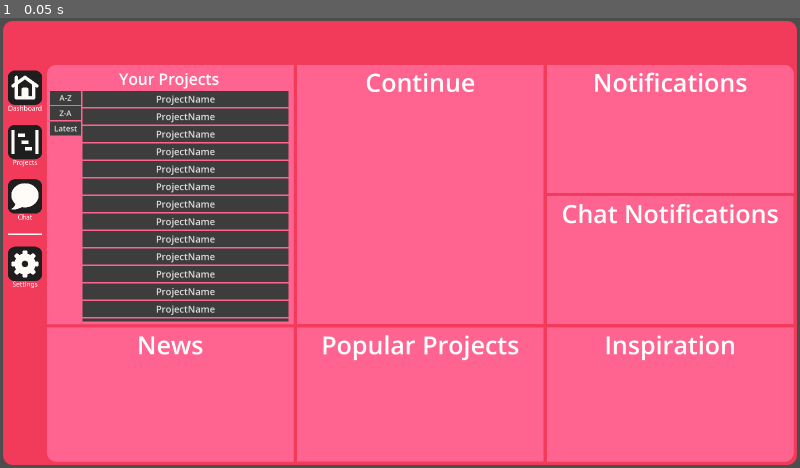
Above: before the commit, frame 1.
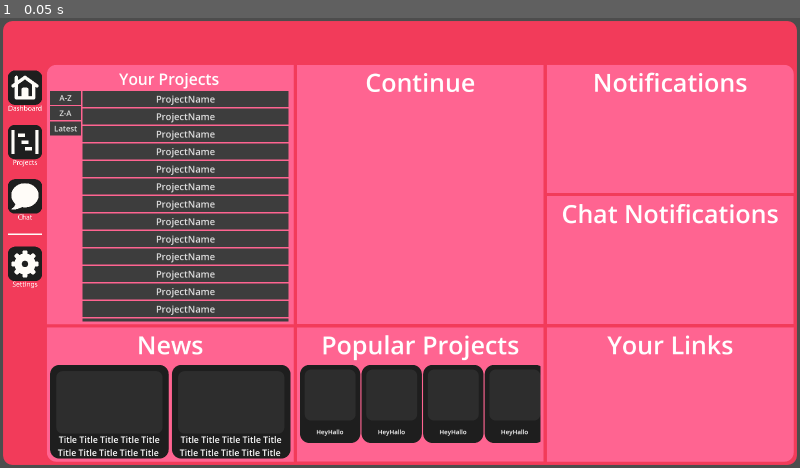
Above: after the commit, the same moment.

Repository: IamTomgamer/JCA
Game: Godot game, scene res://Dashboard/Dashboard.tscn
The game is run twice, just before and just after one commit, with the same random seed, the same clock (stepped at 60 frames per second) and the same inputs.
Inputs:
- Up to frame 1 (0.05 s): no input

The runs differ from the first frame. In frame 1, 12% of the frame differs, in the area x 6-92%, y 70-98%.

Commit message:
13-1-2026 17:01

Diff:
--- a/Godot app/Dashboard/Dashboard.tscn
+++ b/Godot app/Dashboard/Dashboard.tscn
@@ -6,7 +6,9 @@
 [ext_resource type="Theme" uid="uid://d4apfhir6lhp4" path="res://themes/Dashboard Projects.tres" id="3_g7hxu"]
 [ext_resource type="Theme" uid="uid://bm1w506jq2l3m" path="res://themes/Dashboard Project-filters.tres" id="4_nu5ya"]
 [ext_resource type="Texture2D" uid="uid://drueiietytbph" path="res://Textures/icon-04.png" id="4_ttji4"]
+[ext_resource type="PackedScene" uid="uid://cxatoovfa7v4c" path="res://Dashboard/NewsCardDashboard.tscn" id="5_76e0c"]
 [ext_resource type="Texture2D" uid="uid://rvx750wh6wfx" path="res://Textures/icon-02.png" id="5_215cw"]
+[ext_resource type="PackedScene" uid="uid://ch7qema2p2mhn" path="res://Dashboard/ProjectCardSmall.tscn" id="5_g2ei7"]
 [ext_resource type="Texture2D" uid="uid://1kyilmw87l8v" path="res://Textures/icon-01.png" id="6_usm46"]
 
 [sub_resource type="StyleBoxFlat" id="StyleBoxFlat_nu5ya"]
@@ -293,6 +295,43 @@
 text = "News"
 horizontal_alignment = 1
 
+[node name="ScrollContainer" type="ScrollContainer" parent="Dash/Content/Bottom/News"]
+layout_mode = 0
+offset_left = 10.0
+offset_top = 120.0
+offset_right = 780.0
+offset_bottom = 420.0
+horizontal_scroll_mode = 3
+vertical_scroll_mode = 3
+
+[node name="HBoxContainer" type="HBoxContainer" parent="Dash/Content/Bottom/News/ScrollContainer"]
+layout_mode = 2
+theme_override_constants/separation = 10
+
+[node name="NewsCardDashboard" parent="Dash/Content/Bottom/News/ScrollContainer/HBoxContainer" instance=ExtResource("5_76e0c")]
+layout_mode = 2
+
+[node name="NewsCardDashboard2" parent="Dash/Content/Bottom/News/ScrollContainer/HBoxContainer" instance=ExtResource("5_76e0c")]
+layout_mode = 2
+
+[node name="NewsCardDashboard3" parent="Dash/Content/Bottom/News/ScrollContainer/HBoxContainer" instance=ExtResource("5_76e0c")]
+layout_mode = 2
+
+[node name="NewsCardDashboard4" parent="Dash/Content/Bottom/News/ScrollContainer/HBoxContainer" instance=ExtResource("5_76e0c")]
+layout_mode = 2
+
+[node name="NewsCardDashboard5" parent="Dash/Content/Bottom/News/ScrollContainer/HBoxContainer" instance=ExtResource("5_76e0c")]
+layout_mode = 2
+
+[node name="NewsCardDashboard6" parent="Dash/Content/Bottom/News/ScrollContainer/HBoxContainer" instance=ExtResource("5_76e0c")]
+layout_mode = 2
+
+[node name="NewsCardDashboard7" parent="Dash/Content/Bottom/News/ScrollContainer/HBoxContainer" instance=ExtResource("5_76e0c")]
+layout_mode = 2
+
+[node name="NewsCardDashboard8" parent="Dash/Content/Bottom/News/ScrollContainer/HBoxContainer" instance=ExtResource("5_76e0c")]
+layout_mode = 2
+
 [node name="Popular" type="Panel" parent="Dash/Content/Bottom"]
 layout_mode = 2
 size_flags_horizontal = 3
@@ -306,6 +345,79 @@
 text = "Popular Projects"
 horizontal_alignment = 1
 
+[node name="Popular Projects" type="ScrollContainer" parent="Dash/Content/Bottom/Popular"]
+custom_minimum_size = Vector2(0, 250)
+layout_mode = 0
+offset_left = 10.0
+offset_top = 120.0
+offset_right = 780.0
+offset_bottom = 370.0
+horizontal_scroll_mode = 3
+vertical_scroll_mode = 3
+
+[node name="HBoxContainer" type="HBoxContainer" parent="Dash/Content/Bottom/Popular/Popular Projects"]
+layout_mode = 2
+
+[node name="ProjectCard" parent="Dash/Content/Bottom/Popular/Popular Projects/HBoxContainer" instance=ExtResource("5_g2ei7")]
+layout_mode = 2
+
+[node name="ProjectCard2" parent="Dash/Content/Bottom/Popular/Popular Projects/HBoxContainer" instance=ExtResource("5_g2ei7")]
+layout_mode = 2
+
+[node name="ProjectCard3" parent="Dash/Content/Bottom/Popular/Popular Projects/HBoxContainer" instance=ExtResource("5_g2ei7")]
+layout_mode = 2
+
+[node name="ProjectCard4" parent="Dash/Content/Bottom/Popular/Popular Projects/HBoxContainer" instance=ExtResource("5_g2ei7")]
+layout_mode = 2
+
+[node name="ProjectCard5" parent="Dash/Content/Bottom/Popular/Popular Projects/HBoxContainer" instance=ExtResource("5_g2ei7")]
+layout_mode = 2
+
+[node name="ProjectCard6" parent="Dash/Content/Bottom/Popular/Popular Projects/HBoxContainer" instance=ExtResource("5_g2ei7")]
+layout_mode = 2
+
+[node name="ProjectCard7" parent="Dash/Content/Bottom/Popular/Popular Projects/HBoxContainer" instance=ExtResource("5_g2ei7")]
+layout_mode = 2
+
+[node name="ProjectCard8" parent="Dash/Content/Bottom/Popular/Popular Projects/HBoxContainer" instance=ExtResource("5_g2ei7")]
+layout_mode = 2
+
+[node name="ProjectCard9" parent="Dash/Content/Bottom/Popular/Popular Projects/HBoxContainer" instance=ExtResource("5_g2ei7")]
+layout_mode = 2
+
+[node name="ProjectCard10" parent="Dash/Content/Bottom/Popular/Popular Projects/HBoxContainer" instance=ExtResource("5_g2ei7")]
+layout_mode = 2
+
+[node name="ProjectCard11" parent="Dash/Content/Bottom/Popular/Popular Projects/HBoxContainer" instance=ExtResource("5_g2ei7")]
+layout_mode = 2
+
+[node name="ProjectCard12" parent="Dash/Content/Bottom/Popular/Popular Projects/HBoxContainer" instance=ExtResource("5_g2ei7")]
+layout_mode = 2
+
+[node name="ProjectCard13" parent="Dash/Content/Bottom/Popular/Popular Projects/HBoxContainer" instance=ExtResource("5_g2ei7")]
+layout_mode = 2
+
+[node name="ProjectCard14" parent="Dash/Content/Bottom/Popular/Popular Projects/HBoxContainer" instance=ExtResource("5_g2ei7")]
+layout_mode = 2
+
+[node name="ProjectCard15" parent="Dash/Content/Bottom/Popular/Popular Projects/HBoxContainer" instance=ExtResource("5_g2ei7")]
+layout_mode = 2
+
+[node name="ProjectCard16" parent="Dash/Content/Bottom/Popular/Popular Projects/HBoxContainer" instance=ExtResource("5_g2ei7")]
+layout_mode = 2
+
+[node name="ProjectCard17" parent="Dash/Content/Bottom/Popular/Popular Projects/HBoxContainer" instance=ExtResource("5_g2ei7")]
+layout_mode = 2
+
+[node name="ProjectCard18" parent="Dash/Content/Bottom/Popular/Popular Projects/HBoxContainer" instance=ExtResource("5_g2ei7")]
+layout_mode = 2
+
+[node name="ProjectCard19" parent="Dash/Content/Bottom/Popular/Popular Projects/HBoxContainer" instance=ExtResource("5_g2ei7")]
+layout_mode = 2
+
+[node name="ProjectCard20" parent="Dash/Content/Bottom/Popular/Popular Projects/HBoxContainer" instance=ExtResource("5_g2ei7")]
+layout_mode = 2
+
 [node name="Inspiration" type="Panel" parent="Dash/Content/Bottom"]
 layout_mode = 2
 size_flags_horizontal = 3
@@ -316,7 +428,7 @@
 offset_right = 790.0
 offset_bottom = 110.0
 theme_override_font_sizes/font_size = 80
-text = "Inspiration"
+text = "Your Links"
 horizontal_alignment = 1
 
 [node name="SideBar" type="VBoxContainer" parent="."]
--- /dev/null
+++ b/Godot app/Dashboard/NewsCardDashboard.tscn
@@ -0,0 +1,62 @@
+[gd_scene load_steps=3 format=3 uid="uid://cxatoovfa7v4c"]
+
+[sub_resource type="StyleBoxFlat" id="StyleBoxFlat_loiuo"]
+content_margin_left = 0.0
+content_margin_top = 0.0
+content_margin_right = 0.0
+content_margin_bottom = 0.0
+bg_color = Color(0.11764706, 0.11764706, 0.11764706, 1)
+corner_radius_top_left = 30
+corner_radius_top_right = 30
+corner_radius_bottom_right = 30
+corner_radius_bottom_left = 30
+corner_detail = 5
+
+[sub_resource type="StyleBoxFlat" id="StyleBoxFlat_fn6oh"]
+content_margin_left = 0.0
+content_margin_top = 0.0
+content_margin_right = 0.0
+content_margin_bottom = 0.0
+bg_color = Color(0.1764706, 0.1764706, 0.1764706, 1)
+corner_radius_top_left = 20
+corner_radius_top_right = 20
+corner_radius_bottom_right = 20
+corner_radius_bottom_left = 20
+corner_detail = 5
+
+[node name="NewsCardDashboard" type="VBoxContainer"]
+
+[node name="Panel" type="Panel" parent="."]
+custom_minimum_size = Vector2(380, 300)
+layout_mode = 2
+theme_override_styles/panel = SubResource("StyleBoxFlat_loiuo")
+
+[node name="Panel" type="Panel" parent="Panel"]
+layout_mode = 0
+offset_left = 20.0
+offset_top = 20.0
+offset_right = 360.0
+offset_bottom = 220.0
+theme_override_styles/panel = SubResource("StyleBoxFlat_fn6oh")
+
+[node name="TextureRect" type="TextureRect" parent="Panel/Panel"]
+layout_mode = 0
+offset_left = 10.0
+offset_top = 10.0
+offset_right = 330.0
+offset_bottom = 190.0
+
+[node name="VBoxContainer" type="VBoxContainer" parent="Panel"]
+layout_mode = 0
+offset_left = 5.0
+offset_top = 220.0
+offset_right = 375.0
+offset_bottom = 295.0
+
+[node name="Label" type="Label" parent="Panel/VBoxContainer"]
+custom_minimum_size = Vector2(370, 80)
+layout_mode = 2
+theme_override_font_sizes/font_size = 28
+text = "Title Title Title Title Title Title Title Title Title Title "
+horizontal_alignment = 1
+autowrap_mode = 2
--- /dev/null
+++ b/Godot app/Dashboard/ProjectCardSmall.tscn
@@ -0,0 +1,53 @@
+[gd_scene load_steps=3 format=3 uid="uid://ch7qema2p2mhn"]
+
+[sub_resource type="StyleBoxFlat" id="StyleBoxFlat_vo8tj"]
+bg_color = Color(0.11764706, 0.11764706, 0.11764706, 1)
+corner_radius_top_left = 30
+corner_radius_top_right = 30
+corner_radius_bottom_right = 30
+corner_radius_bottom_left = 30
+
+[sub_resource type="StyleBoxFlat" id="StyleBoxFlat_y5lpq"]
+bg_color = Color(0.17641926, 0.17641905, 0.17641908, 1)
+corner_radius_top_left = 20
+corner_radius_top_right = 20
+corner_radius_bottom_right = 20
+corner_radius_bottom_left = 20
+
+[node name="ProjectCard" type="VBoxContainer"]
+custom_minimum_size = Vector2(193, 250)
+offset_right = 193.0
+offset_bottom = 250.0
+
+[node name="Panel" type="Panel" parent="."]
+layout_mode = 2
+size_flags_vertical = 3
+theme_override_styles/panel = SubResource("StyleBoxFlat_vo8tj")
+
+[node name="Image" type="Panel" parent="Panel"]
+custom_minimum_size = Vector2(50, 50)
+layout_mode = 0
+offset_left = 15.0
+offset_top = 15.0
+offset_right = 178.0
+offset_bottom = 178.0
+size_flags_vertical = 3
+theme_override_styles/panel = SubResource("StyleBoxFlat_y5lpq")
+
+[node name="TextureRect" type="TextureRect" parent="Panel/Image"]
+custom_minimum_size = Vector2(143, 143)
+layout_mode = 0
+offset_left = 10.0
+offset_top = 10.0
+offset_right = 153.0
+offset_bottom = 153.0
+
+[node name="Label" type="Label" parent="Panel"]
+layout_mode = 0
+offset_top = 178.0
+offset_right = 193.0
+offset_bottom = 250.0
+theme_override_font_sizes/font_size = 20
+text = "HeyHallo"
+horizontal_alignment = 1
+vertical_alignment = 1
Not shown: 1 places in Godot app/Dashboard/Dashboard.tscn that only renumber resources
